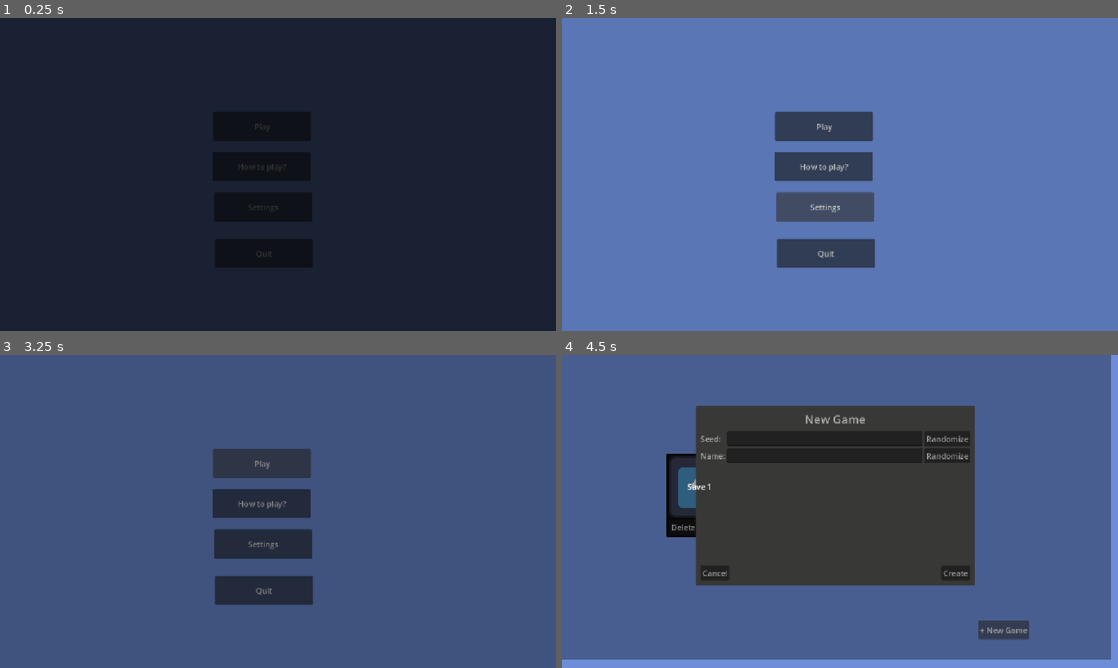
Above: before the commit, frames 1-4 (two rows, left to right).
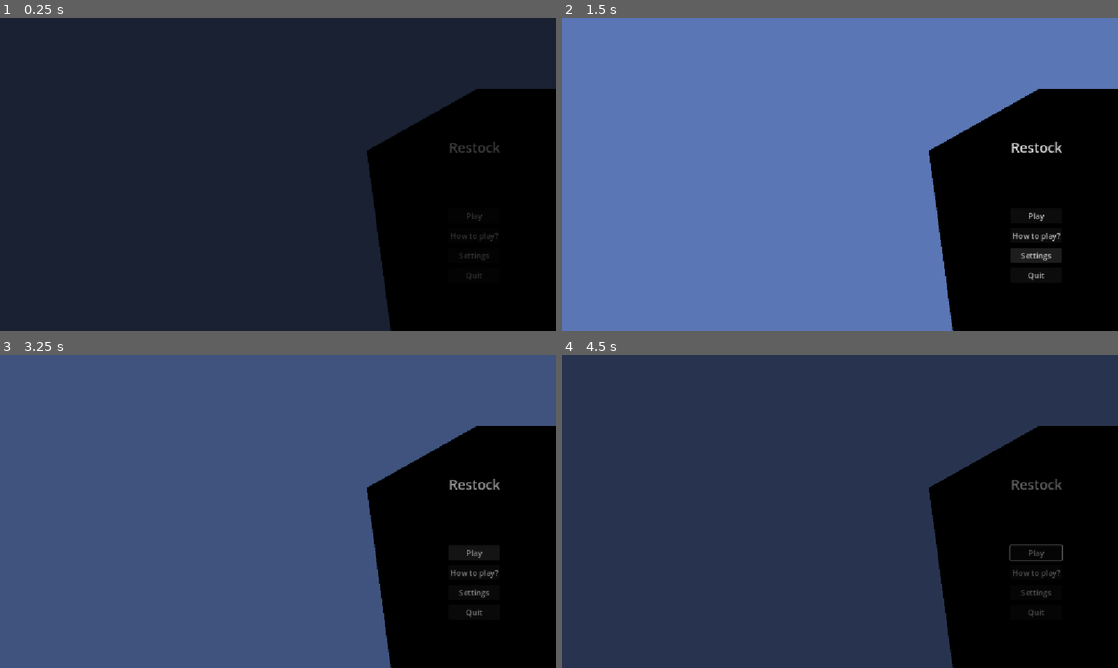
Above: after the commit, the same moments.

Repository: Nils1024/restock
Game: Godot game, scene res://assets/scenes/menus/main_menu.tscn
The game is run twice, just before and just after one commit, with the same random seed, the same clock (stepped at 60 frames per second) and the same inputs. The engine's default icon, where the game draws it, is replaced by a stand-in: a white triangle on a blue panel in a dark square.
Inputs (mouse positions are in pixels of both pictures, inside the frame that each line leads up to):
- Up to frame 1 (0.25 s): no input
- Up to frame 2 (1.5 s): click "How to play?" at 0.5 s; click "Settings" at 1.25 s
- Up to frame 3 (3.25 s): click "Play" at 2 s; click "Play" at 2.75 s
- Up to frame 4 (4.5 s): tap Enter (ui_accept) at 3.5, 3.77 s; move the mouse to (962, 495) at 3.52 s; hold Right 3.53-4.25 s; hold Mouse wheel down (zoom_in) 3.53-4.25 s; click (962, 495) at 3.67 s; click (1001, 630) at 4.25 s, where only the run before the commit has a clickable "+ New Game"

The runs differ from the first frame. In frame 1, 29% of the frame differs, in the area x 38-100%, y 22-100%; in frame 2, 30%; in frame 3, 30%; in frame 4, 99%, in the area x 0-100%, y 0-100%.

Commit message:
Updated main menu layout

Diff:
--- a/assets/scenes/menus/main_menu.tscn
+++ b/assets/scenes/menus/main_menu.tscn
@@ -13,44 +13,75 @@
 offset_bottom = 759.0
 color = Color(0.4267365, 0.55399954, 0.84646714, 1)
 
-[node name="Control" type="Control" parent="." unique_id=255956901]
-layout_mode = 3
-anchors_preset = 0
-offset_right = 16.0
-offset_bottom = 16.0
+[node name="SubViewportContainer" type="SubViewportContainer" parent="." unique_id=786750683]
+offset_left = 758.0
+offset_top = 146.0
+offset_right = 1335.0
+offset_bottom = 750.0
 
-[node name="StartGame" type="Button" parent="Control" unique_id=425284179]
-layout_mode = 0
-offset_left = 442.0
-offset_top = 194.0
-offset_right = 645.0
-offset_bottom = 255.0
+[node name="Control" type="SubViewport" parent="SubViewportContainer" unique_id=243580433]
+transparent_bg = true
+
+[node name="ColorRect3" type="ColorRect" parent="SubViewportContainer/Control" unique_id=246791419]
+offset_left = 230.0
+offset_top = 1.0000305
+offset_right = 710.82324
+offset_bottom = 263.00003
+rotation = 1.0594149
+color = Color(0, 0, 0, 1)
+
+[node name="ColorRect4" type="ColorRect" parent="SubViewportContainer/Control" unique_id=1443786541]
+offset_left = 2.0
+offset_top = 129.0
+offset_right = 399.52106
+offset_bottom = 726.65765
+rotation = -0.13264503
+color = Color(0, 0, 0, 1)
+
+[node name="ColorRect2" type="ColorRect" parent="SubViewportContainer/Control" unique_id=1918638155]
+offset_left = 229.0
+offset_top = 1.0
+offset_right = 395.0
+offset_bottom = 263.0
+color = Color(0, 0, 0, 1)
+
+[node name="VBoxContainer" type="VBoxContainer" parent="." unique_id=876884071]
+offset_left = 814.0
+offset_top = 249.0
+offset_right = 1152.0
+offset_bottom = 650.0
+
+[node name="Label" type="Label" parent="VBoxContainer" unique_id=359617710]
+layout_mode = 2
+theme_override_font_sizes/font_size = 28
+text = "Restock"
+horizontal_alignment = 1
+
+[node name="CenterContainer" type="CenterContainer" parent="VBoxContainer" unique_id=1573565190]
+layout_mode = 2
+size_flags_vertical = 3
+
+[node name="VBoxContainer" type="VBoxContainer" parent="VBoxContainer/CenterContainer" unique_id=534509646]
+layout_mode = 2
+theme_override_constants/separation = 10
+alignment = 1
+
+[node name="StartGame" type="Button" parent="VBoxContainer/CenterContainer/VBoxContainer" unique_id=425284179]
+layout_mode = 2
 text = "Start
 "
 
-[node name="Help" type="Button" parent="Control" unique_id=1498675400]
-layout_mode = 0
-offset_left = 441.0
-offset_top = 277.0
-offset_right = 644.0
-offset_bottom = 338.0
+[node name="Help" type="Button" parent="VBoxContainer/CenterContainer/VBoxContainer" unique_id=1498675400]
+layout_mode = 2
 text = "How to play?"
 
-[node name="Settings" type="Button" parent="Control" unique_id=1128183698]
-layout_mode = 0
-offset_left = 444.0
-offset_top = 361.0
-offset_right = 647.0
-offset_bottom = 422.0
+[node name="Settings" type="Button" parent="VBoxContainer/CenterContainer/VBoxContainer" unique_id=1128183698]
+layout_mode = 2
 text = "Settings
 "
 
-[node name="QuitGame" type="Button" parent="Control" unique_id=1088761539]
-layout_mode = 0
-offset_left = 446.0
-offset_top = 457.0
-offset_right = 649.0
-offset_bottom = 518.0
+[node name="QuitGame" type="Button" parent="VBoxContainer/CenterContainer/VBoxContainer" unique_id=1088761539]
+layout_mode = 2
 text = "Quit
 "
 
@@ -59,7 +90,8 @@
 
 [node name="Timer" type="Timer" parent="FadeTransition" unique_id=2011672966]
 
-[connection signal="pressed" from="Control/StartGame" to="." method="_on_start_game_pressed"]
-[connection signal="pressed" from="Control/Settings" to="." method="_on_settings_pressed"]
-[connection signal="pressed" from="Control/QuitGame" to="." method="_on_quit_game_pressed"]
+[connection signal="pressed" from="VBoxContainer/CenterContainer/VBoxContainer/StartGame" to="." method="_on_start_game_pressed"]
+[connection signal="pressed" from="VBoxContainer/CenterContainer/VBoxContainer/Help" to="." method="_on_help_pressed"]
+[connection signal="pressed" from="VBoxContainer/CenterContainer/VBoxContainer/Settings" to="." method="_on_settings_pressed"]
+[connection signal="pressed" from="VBoxContainer/CenterContainer/VBoxContainer/QuitGame" to="." method="_on_quit_game_pressed"]
 [connection signal="timeout" from="FadeTransition/Timer" to="." method="_on_timer_timeout"]
--- a/assets/scripts/ui/main_menu.gd
+++ b/assets/scripts/ui/main_menu.gd
@@ -5,6 +5,8 @@
 	SETTINGS,
 	QUIT
 }
+
+@onready var StartGameButton = $VBoxContainer/CenterContainer/VBoxContainer/StartGame
 
 var current_button_type = null
 
@@ -15,13 +17,17 @@
 	$FadeTransition/AnimationPlayer.play("Fade_out")
 
 func _set_text_to_language() -> void:
-	$Control/StartGame.text = tr("PLAY")
+	StartGameButton.text = tr("PLAY")
 
 func _on_start_game_pressed() -> void:
 	current_button_type = ButtonType.START
 	$FadeTransition.show()
 	$FadeTransition/Timer.start()
 	$FadeTransition/AnimationPlayer.play("Fade_in")
+
+
+func _on_help_pressed() -> void:
+	pass # Replace with function body.
 
 
 func _on_settings_pressed() -> void:
